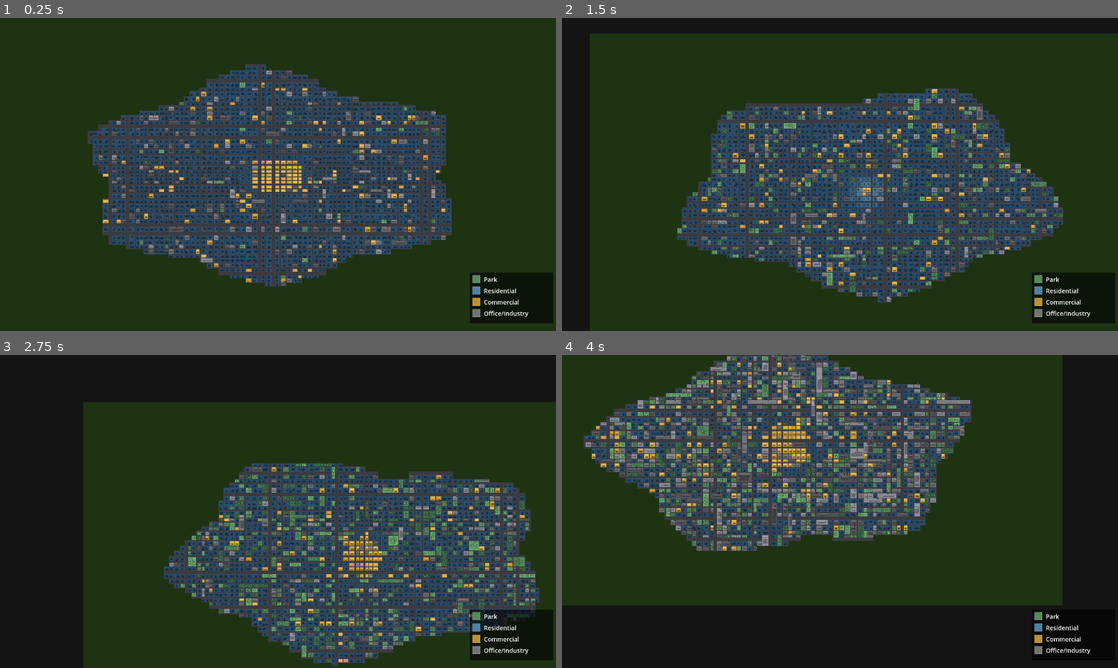
Above: before the commit, frames 1-4 (two rows, left to right).
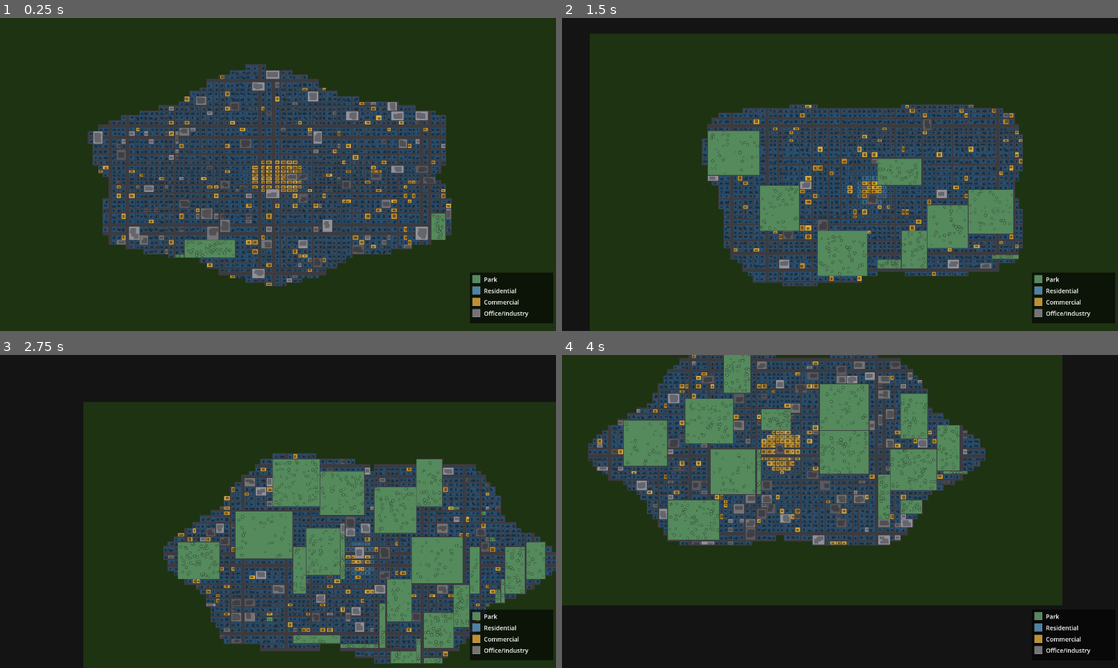
Above: after the commit, the same moments.

Repository: estebanm123/transit
Game: Godot game, scene res://city_map.tscn
Same seed, same stepped clock (60 frames per second), same inputs: the game is played once before the commit and once after it.
Inputs (mouse positions are in pixels of both pictures, inside the frame that each line leads up to):
- Up to frame 1 (0.25 s): no input
- Up to frame 2 (1.5 s): tap Enter at 0.5 s; move the mouse to (962, 158) at 0.52 s; tap R at 0.6 s; click (962, 158) at 0.67 s; tap Space at 1.25 s; drag from (728, 190) to (812, 237) at 1.27 s
- Up to frame 3 (2.75 s): tap Enter at 2 s; move the mouse to (333, 442) at 2.02 s; tap R at 2.1 s; click (333, 442) at 2.17 s
- Up to frame 4 (4 s): tap Space at 2.75 s; drag from (812, 574) to (673, 464) at 2.77 s; tap Enter at 3.5 s; move the mouse to (1006, 558) at 3.52 s; tap R at 3.6 s; click (1006, 558) at 3.67 s

The runs differ from the first frame. In frame 1, 9.3% of the frame differs, in the area x 16-82%, y 15-86%; in frame 2, 27%; in frame 3, 29%, in the area x 29-100%, y 31-100%; in frame 4, 29%.

Commit message:
Update land use distribution

Diff:
--- a/city_map.gd
+++ b/city_map.gd
@@ -16,11 +16,7 @@
 const CCountryside: Color = Color("#1e3312")
 const CStreet: Color = Color("#3b3b40")
 
-const CPark := [
-    Color("#3d6b4a"),
-    Color("#548a5c"),
-    Color("#6aaa6e"),
-]
+const CPark: Color = Color("#548a5c")
 
 const CRes := [
     Color("#2a4f6e"),
@@ -233,17 +229,35 @@
     _zones = []
     _colors = []
     _details = []
-
-    var cityParkRatio: float = rng.randf_range(0.0, 0.30)
-    var cityIndRatio: float = rng.randf_range(0.0, 0.50)
+    _parcelOwner = []
+    _parcelExtent = []
+
+    var cityParkRatio: float = rng.randf_range(0.0, 0.043)
+    var cityIndRatio: float = rng.randf_range(0.0, 0.25)
     var comCore: float = rng.randf_range(1.0, 5.0)
     var comFringe: float = comCore + rng.randf_range(0.6, 3.0)
-    var cbdOfficeRatio: float = rng.randf_range(0.05, 0.50)
+    var cbdOfficeRatio: float = rng.randf_range(0.025, 0.25)
 
     for row in Rows:
         var zr: Array = []
         var cr: Array = []
+        var po: Array = []
+        var pe: Array = []
         for col in Cols:
+            zr.append(null)
+            cr.append(Color.WHITE)
+            po.append(Vector2i(col, row))
+            pe.append(Vector2i(col, row))
+        _zones.append(zr)
+        _colors.append(cr)
+        _parcelOwner.append(po)
+        _parcelExtent.append(pe)
+
+    for row in Rows:
+        for col in Cols:
+            if _zones[row][col] != null:
+                continue
+
             var dx: float = col - cx
             var dy: float = row - cy
             var d: float = sqrt(dx * dx + dy * dy)
@@ -275,68 +289,61 @@
                 else:
                     z = Zone.Residential
 
-            var c: Color
+            var baseColor: Color
             match z:
                 Zone.Park:
-                    c = CPark[rng.randi() % CPark.size()]
+                    baseColor = CPark
                 Zone.Residential:
                     var idx: int = clamp(int(d), 0, CRes.size() - 1)
-                    c = CRes[CRes.size() - 1 - idx]
+                    baseColor = CRes[CRes.size() - 1 - idx]
                 Zone.Commercial:
-                    c = CCom[rng.randi() % CCom.size()]
+                    baseColor = CCom[rng.randi() % CCom.size()]
                 Zone.OfficeIndustry:
-                    c = CInd[rng.randi() % CInd.size()]
+                    baseColor = CInd[rng.randi() % CInd.size()]
                 _:
-                    c = Color.WHITE
-
-            zr.append(z)
-            cr.append(c)
-        _zones.append(zr)
-        _colors.append(cr)
-
-    _parcelOwner = []
-    _parcelExtent = []
-    for row in Rows:
-        var po: Array = []
-        var pe: Array = []
-        for col in Cols:
-            po.append(Vector2i(col, row))
-            pe.append(Vector2i(col, row))
-        _parcelOwner.append(po)
-        _parcelExtent.append(pe)
-
-    for row in Rows:
-        for col in Cols:
-            if _parcelOwner[row][col] != Vector2i(col, row):
-                continue
-            var z: Zone = _zones[row][col]
-            if z != Zone.Park and z != Zone.OfficeIndustry:
-                continue
-            if rng.randf() > 0.55:
-                continue
-            var mergeLimit: int = 80 if z == Zone.Park else 8
-            var maxC: int = col
-            while maxC + 1 < Cols and maxC - col < mergeLimit \
-                    and _zones[row][maxC + 1] == z \
-                    and _parcelOwner[row][maxC + 1] == Vector2i(maxC + 1, row):
-                maxC += 1
-            var maxR: int = row
-            while maxR + 1 < Rows and maxR - row < mergeLimit:
-                var ok: bool = true
-                for c in range(col, maxC + 1):
-                    if _zones[maxR + 1][c] != z \
-                            or _parcelOwner[maxR + 1][c] != Vector2i(c, maxR + 1):
-                        ok = false
+                    baseColor = Color.WHITE
+
+            _zones[row][col] = z
+            _colors[row][col] = baseColor
+
+            if (z == Zone.Park or z == Zone.OfficeIndustry) \
+                    and rng.randf() <= (0.95 if z == Zone.Park else 0.55):
+                var mergeLimit: int = 8 if z == Zone.Park else 1
+                var maxC: int = col
+                while maxC + 1 < Cols and maxC - col < mergeLimit:
+                    var nc: int = maxC + 1
+                    if _zones[row][nc] != null:
                         break
-                if not ok:
-                    break
-                maxR += 1
-            if maxC == col and maxR == row:
-                continue
-            for r in range(row, maxR + 1):
-                for c in range(col, maxC + 1):
-                    _parcelOwner[r][c] = Vector2i(col, row)
-            _parcelExtent[row][col] = Vector2i(maxC, maxR)
+                    var ndx: float = nc - cx
+                    var ndy: float = row - cy
+                    var nd2: float = sqrt(ndx * ndx + ndy * ndy)
+                    if not _isInsideCity(nc, row) or (z == Zone.Park and nd2 < comCore):
+                        break
+                    maxC += 1
+                var maxR: int = row
+                while maxR + 1 < Rows and maxR - row < mergeLimit:
+                    var ok: bool = true
+                    for nc in range(col, maxC + 1):
+                        if _zones[maxR + 1][nc] != null:
+                            ok = false
+                            break
+                        var ndx: float = nc - cx
+                        var ndy: float = (maxR + 1) - cy
+                        var nd2: float = sqrt(ndx * ndx + ndy * ndy)
+                        if not _isInsideCity(nc, maxR + 1) \
+                                or (z == Zone.Park and nd2 < comCore):
+                            ok = false
+                            break
+                    if not ok:
+                        break
+                    maxR += 1
+                if maxC > col or maxR > row:
+                    for r in range(row, maxR + 1):
+                        for c2 in range(col, maxC + 1):
+                            _zones[r][c2] = z
+                            _colors[r][c2] = baseColor
+                            _parcelOwner[r][c2] = Vector2i(col, row)
+                    _parcelExtent[row][col] = Vector2i(maxC, maxR)
 
     for row in Rows:
         var dr: Array = []
@@ -349,26 +356,27 @@
             var d: float = sqrt(dx * dx + dy * dy)
             var z: Zone = _zones[row][col]
             var isOffice: bool = (z == Zone.OfficeIndustry and d < comCore)
-            dr.append(_genDetails(z, _colors[row][col], _mergedBlockRect(col, row), d, isOffice))
+            var nearCommercial: bool = false
+            if z == Zone.Residential:
+                var neighbors: Array[Vector2i] = [
+                    Vector2i(col - 1, row), Vector2i(col + 1, row),
+                    Vector2i(col, row - 1), Vector2i(col, row + 1),
+                ]
+                for nb: Vector2i in neighbors:
+                    if nb.x >= 0 and nb.x < Cols and nb.y >= 0 and nb.y < Rows \
+                            and _zones[nb.y][nb.x] == Zone.Commercial:
+                        nearCommercial = true
+                        break
+            dr.append(_genDetails(z, _colors[row][col], _mergedBlockRect(col, row), d, isOffice, nearCommercial))
         _details.append(dr)
 
 
-func _genDetails(z: Zone, _c: Color, rect: Rect2, dist: float = 0.0, isOffice: bool = false) -> Dictionary:
+func _genDetails(z: Zone, _c: Color, rect: Rect2, dist: float = 0.0, isOffice: bool = false, nearCommercial: bool = false) -> Dictionary:
     var tileScale: float = sqrt(rect.get_area()) / 7.5
     var d: Dictionary = {}
 
     match z:
         Zone.Park:
-            d["paths"] = [
-                Rect2(rect.position.x + rect.size.x * 0.44,
-                      rect.position.y + 1.5,
-                      rect.size.x * 0.12,
-                      rect.size.y - 3.0),
-                Rect2(rect.position.x + 1.5,
-                      rect.position.y + rect.size.y * 0.44,
-                      rect.size.x - 3.0,
-                      rect.size.y * 0.12),
-            ]
             var trees: Array = []
             for _i in rng.randi_range(max(1, int(2.0 * tileScale)), max(1, int(6.0 * tileScale))):
                 trees.append({
@@ -384,9 +392,19 @@
             if dist < 3.0:
                 floors = rng.randi_range(6, 10)
             elif dist < 6.0:
-                floors = rng.randi_range(3, 5)
+                if nearCommercial and rng.randf() < 0.50:
+                    floors = rng.randi_range(6, 10)
+                elif rng.randf() < 0.08:
+                    floors = rng.randi_range(6, 10)
+                else:
+                    floors = rng.randi_range(3, 5)
             else:
-                floors = 1
+                if nearCommercial and rng.randf() < 0.50:
+                    floors = rng.randi_range(6, 10)
+                elif rng.randf() < 0.05:
+                    floors = rng.randi_range(6, 10)
+                else:
+                    floors = 1
             d["density"] = floors
             var blds: Array = []
             if floors == 1:
@@ -408,18 +426,10 @@
             d["blds"] = blds
 
         Zone.Commercial:
-            var floors: int
-            if dist < 2.0:
-                floors = rng.randi_range(14, 22)
-            elif dist < 4.0:
-                floors = rng.randi_range(6, 14)
-            else:
-                floors = rng.randi_range(2, 5)
-            d["floors"] = floors
             var blds: Array = []
             for _i in rng.randi_range(max(1, int(1.0 * tileScale)), max(1, int(2.0 * tileScale))):
                 var bw2: float = rng.randf_range(6.0, min(18.0, rect.size.x * 0.55))
-                var bh2: float = min(float(floors) * 2.8 + 4.0, rect.size.y - 3.0)
+                var bh2: float = rng.randf_range(4.0, min(rect.size.y * 0.80, rect.size.y - 3.0))
                 blds.append(Rect2(
                     rect.position.x + rng.randf_range(1.5, max(1.5, rect.size.x - bw2 - 1.5)),
                     rect.position.y + rng.randf_range(1.5, max(1.5, rect.size.y - bh2 - 1.5)),
@@ -428,27 +438,14 @@
 
         Zone.OfficeIndustry:
             var blds: Array = []
-            var stacks: Array = []
             for _i in rng.randi_range(max(1, int(1.0 * tileScale)), max(1, int(2.0 * tileScale))):
                 var bw2: float = rng.randf_range(9.0, min(27.0, rect.size.x * 0.70))
                 var bh2: float = rng.randf_range(5.5, min(20.0, rect.size.y * 0.60))
-                var br: Rect2 = Rect2(
+                blds.append(Rect2(
                     rect.position.x + rng.randf_range(1.5, max(1.5, rect.size.x - bw2 - 1.5)),
                     rect.position.y + rng.randf_range(1.5, max(1.5, rect.size.y - bh2 - 1.5)),
-                    bw2, bh2)
-                blds.append(br)
-                if not isOffice and rng.randf() < 0.40:
-                    stacks.append(Vector2(br.position.x + br.size.x * 0.72, br.position.y))
-            var lines: Array = []
-            for i in 3:
-                var ly: float = rect.position.y + (i + 1) * rect.size.y / 4.0
-                lines.append([
-                    Vector2(rect.position.x + 1.5, ly),
-                    Vector2(rect.position.x + rect.size.x - 1.5, ly),
-                ])
+                    bw2, bh2))
             d["blds"] = blds
-            d["stacks"] = stacks
-            d["lines"] = lines
 
     return d
 
@@ -524,38 +521,12 @@
                             xi += 6.0
 
         Zone.Commercial:
-            var floors: int = det.get("floors", 3)
             for b: Rect2 in det.get("blds", []):
                 draw_rect(b, c.darkened(0.44))
-                draw_rect(Rect2(b.position.x, b.position.y, b.size.x, 4.0),
-                          c.lightened(0.22))
-                if floors >= 5:
-                    var floorH: float = b.size.y / floors
-                    for f in floors:
-                        var fy: float = b.position.y + f * floorH + 1.0
-                        var winH: float = max(1.5, floorH - 3.0)
-                        var xi: float = b.position.x + 2.0
-                        while xi + 5.0 < b.end.x - 1.5:
-                            draw_rect(Rect2(xi, fy, 5.0, winH), c.lightened(0.38))
-                            xi += 8.0
-                else:
-                    var winY: float = b.position.y + 7.0
-                    var winH: float = max(5.0, b.size.y - 11.0)
-                    var xi: float = b.position.x + 3.0
-                    while xi + 7.0 < b.end.x - 2.0:
-                        draw_rect(Rect2(xi, winY, 7.0, winH), c.lightened(0.38))
-                        xi += 11.0
 
         Zone.OfficeIndustry:
             for b: Rect2 in det.get("blds", []):
                 draw_rect(b, c.darkened(0.30))
-                draw_rect(Rect2(b.position.x, b.position.y, b.size.x, 3.0),
-                          c.lightened(0.12))
-            for s: Vector2 in det.get("stacks", []):
-                draw_rect(Rect2(s.x, s.y - 5.0, 2.0, 5.0), c.darkened(0.50))
-                draw_rect(Rect2(s.x - 0.5, s.y - 5.5, 3.0, 1.0), c.darkened(0.40))
-            for ln in det.get("lines", []):
-                draw_line(ln[0], ln[1], c.darkened(0.24), 1.0)
 
 
 
@@ -568,7 +539,7 @@
     const Fs: int = 14
 
     var items: Array = [
-        {"c": CPark[1], "lbl": "Park"},
+        {"c": CPark, "lbl": "Park"},
         {"c": CRes[2],  "lbl": "Residential"},
         {"c": CCom[0],  "lbl": "Commercial"},
         {"c": CInd[1],  "lbl": "Office/Industry"},
